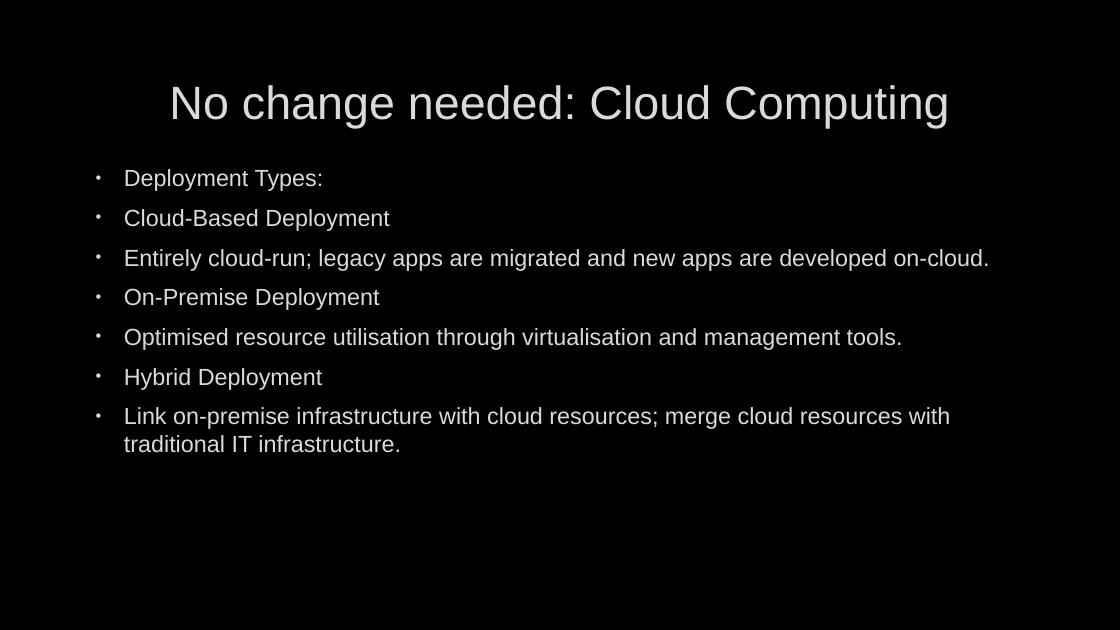
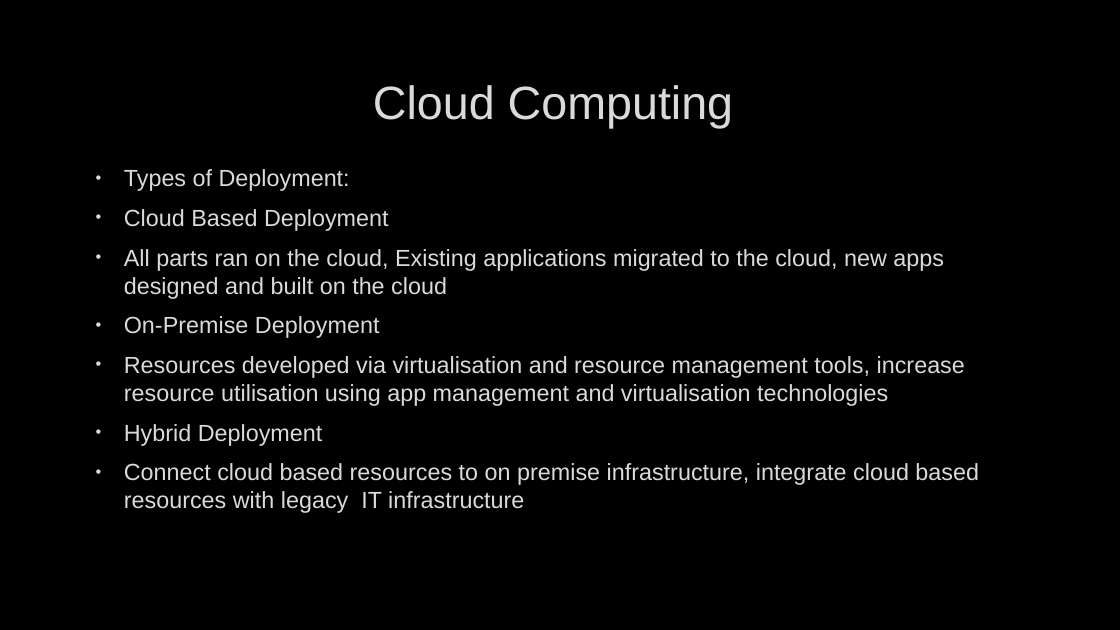
Before and after one commit to deveshbatra/genai_group1, a slide deck: slide 3 of GPTA4_tech.pptx. Drawn at 1120x630 pixels with LibreOffice and Linux fonts; fonts in the diff are those of the drawing; background and template pictures are left out. Boxes give left, top, right and bottom in pixels: in the first picture for what was removed or moved away, otherwise in the second. Text is boxed around its words. In the diff, an @@ line names an element or a change of style, - is before the commit and + after.

```diff
--- a/GPTA4_tech.pptx
+++ b/GPTA4_tech.pptx
@@ title at [373,85,734,128]: text changed @@
-No change needed: Cloud Computing
+Cloud Computing
@@ text at [124,169,944,299]: text changed @@
-• Deployment Types:
-• Cloud-Based Deployment
-• Entirely cloud-run; legacy apps are migrated and new apps are developed on-cloud.
+• Types of Deployment:
+• Cloud Based Deployment
+• All parts ran on the cloud, Existing applications migrated to the cloud, new apps designed and built on the cloud
@@ text at [124,356,965,406]: text changed @@
-• Optimised resource utilisation through virtualisation and management tools.
+• Resources developed via virtualisation and resource management tools, increase resource utilisation using app management and virtualisation technologies
@@ text at [124,463,979,513]: text changed @@
-• Link on-premise infrastructure with cloud resources; merge cloud resources with traditional IT infrastructure.
+• Connect cloud based resources to on premise infrastructure, integrate cloud based resources with legacy IT infrastructure
```
Also in this commit, not shown: 13 other slides changed, 2 other files.
